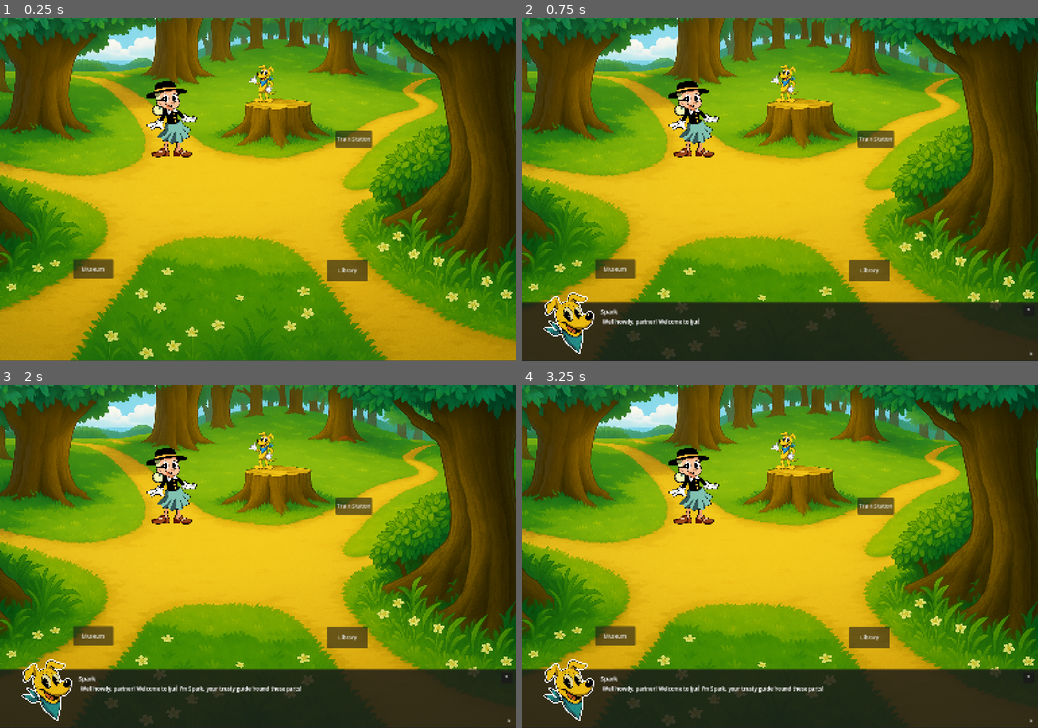
Above: before the commit, frames 1-4 (two rows, left to right).
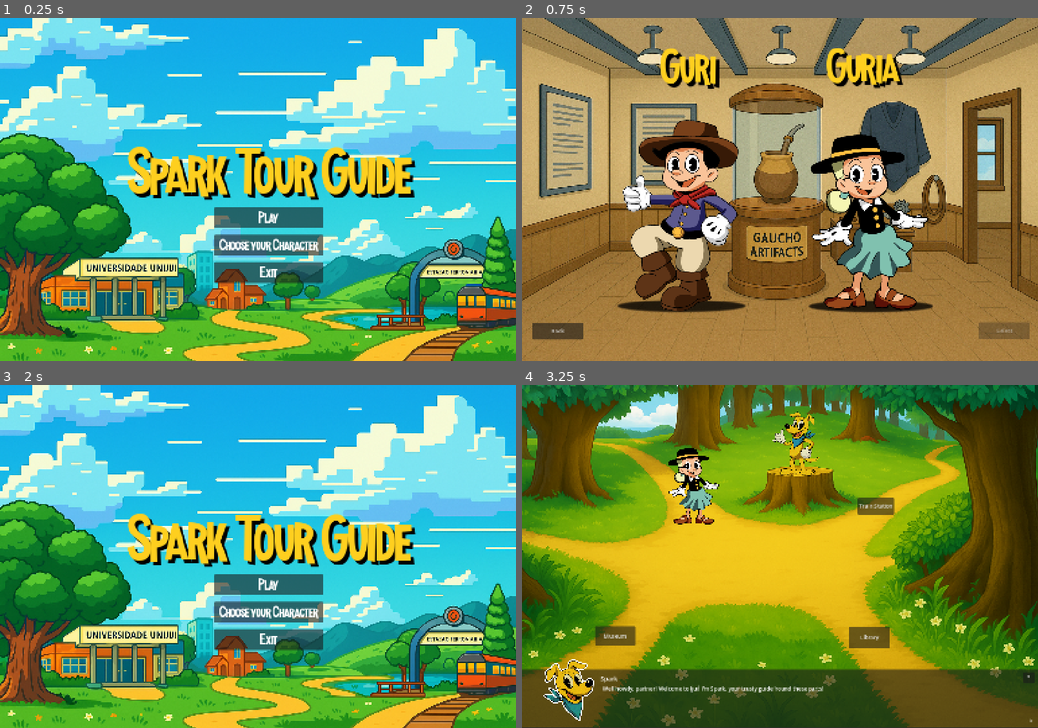
Above: after the commit, the same moments.

Repository: theodoroferreira/spark-tour-guide
Game: Godot game, scene res://scenes/Menu.tscn
Two runs of this game, one before a commit and one after it. Both use one fixed random seed, a clock stepped at 60 frames per second and the inputs below. Before the commit the project starts from res://scenes/Home.tscn.
Inputs (mouse positions are in pixels of both pictures, inside the frame that each line leads up to):
- Up to frame 1 (0.25 s): no input
- Up to frame 2 (0.75 s): click (790, 244) at 0.5 s, where only the run after the commit has a clickable "Choose your Character"
- Up to frame 3 (2 s): click (36, 697) at 1.25 s, where only the run after the commit has a clickable "Back"
- Up to frame 4 (3.25 s): click (790, 583) at 2 s, where only the run after the commit has a clickable "Play"; click "Train Station" at 2.75 s

The runs differ from the first frame. In frame 1, 97% of the frame differs, in the area x 0-100%, y 0-100%; in frame 2, 98%; in frame 3, 97%; in frame 4, 12%.

Commit message:
menu
menu

Diff:
--- a/autoload/GameManager.gd
+++ b/autoload/GameManager.gd
@@ -4,9 +4,10 @@
 var player = null
 var current_location = "Home"
 var minigame_to_load = ""
+var player_character = null
 
 func _ready():
-	load_home_scene()
+	pass
 
 func load_home_scene():
 	change_scene("res://scenes/Home.tscn")
--- a/project.godot
+++ b/project.godot
@@ -11,7 +11,7 @@
 [application]
 
 config/name="Spark Tour Guide"
-run/main_scene="res://scenes/Home.tscn"
+run/main_scene="res://scenes/Menu.tscn"
 config/features=PackedStringArray("4.4", "GL Compatibility")
 config/icon="res://icon.svg"
 
--- /dev/null
+++ b/scenes/ChooseCharacter.tscn
@@ -0,0 +1,102 @@
+[gd_scene load_steps=6 format=3 uid="uid://doya81wof881c"]
+
+[ext_resource type="Script" uid="uid://cro1udxbo5iat" path="res://scripts/ChooseCharacter.gd" id="1_abcde"]
+[ext_resource type="Texture2D" uid="uid://dbp8w1h6q5lhg" path="res://assets/backgrounds/avatar.png" id="2_fghij"]
+[ext_resource type="Texture2D" uid="uid://b2k2y42ihk13o" path="res://assets/characters/guri_sombra.png" id="3_lwm78"]
+[ext_resource type="Texture2D" uid="uid://bx2r7wb427pys" path="res://assets/characters/guria_sombra.png" id="4_5opw6"]
+[ext_resource type="FontFile" uid="uid://cb3h2rss2rg7b" path="res://assets/font/madness_hyperactive/Madness Hyperactive.otf" id="5_lwm78"]
+
+[node name="ChooseCharacter" type="Control"]
+layout_mode = 3
+anchors_preset = 15
+anchor_right = 1.0
+anchor_bottom = 1.0
+grow_horizontal = 2
+grow_vertical = 2
+script = ExtResource("1_abcde")
+
+[node name="Background" type="TextureRect" parent="."]
+layout_mode = 1
+anchors_preset = 15
+anchor_right = 1.0
+anchor_bottom = 1.0
+grow_horizontal = 2
+grow_vertical = 2
+texture = ExtResource("2_fghij")
+expand_mode = 1
+
+[node name="SelectButton" type="Button" parent="."]
+layout_mode = 1
+anchors_preset = 7
+anchor_left = 0.5
+anchor_top = 1.0
+anchor_right = 0.5
+anchor_bottom = 1.0
+offset_left = 592.0
+offset_top = -116.0
+offset_right = 742.0
+offset_bottom = -66.0
+grow_horizontal = 2
+grow_vertical = 0
+text = "Select"
+
+[node name="BackButton" type="Button" parent="."]
+layout_mode = 1
+anchors_preset = 7
+anchor_left = 0.5
+anchor_top = 1.0
+anchor_right = 0.5
+anchor_bottom = 1.0
+offset_left = -738.0
+offset_top = -115.0
+offset_right = -588.0
+offset_bottom = -65.0
+grow_horizontal = 2
+grow_vertical = 0
+text = "Back"
+
+[node name="GuriButton" type="TextureButton" parent="."]
+layout_mode = 0
+offset_left = 244.0
+offset_top = 256.0
+offset_right = 1122.0
+offset_bottom = 1336.0
+scale = Vector2(0.59, 0.59)
+texture_normal = ExtResource("3_lwm78")
+
+[node name="GuriaButton" type="TextureButton" parent="."]
+layout_mode = 0
+offset_left = 766.0
+offset_top = 278.0
+offset_right = 1644.0
+offset_bottom = 1358.0
+scale = Vector2(0.575, 0.575)
+texture_normal = ExtResource("4_5opw6")
+
+[node name="GuriLabel" type="Label" parent="."]
+layout_mode = 0
+offset_left = 414.0
+offset_top = 67.0
+offset_right = 608.0
+offset_bottom = 224.0
+theme_override_colors/font_color = Color(0.996078, 0.811765, 0.121569, 1)
+theme_override_colors/font_shadow_color = Color(0, 0, 0, 1)
+theme_override_constants/shadow_offset_x = 10
+theme_override_constants/shadow_offset_y = 10
+theme_override_fonts/font = ExtResource("5_lwm78")
+theme_override_font_sizes/font_size = 150
+text = "Guri"
+
+[node name="GuriaLabel" type="Label" parent="."]
+layout_mode = 0
+offset_left = 909.0
+offset_top = 65.0
+offset_right = 1137.0
+offset_bottom = 222.0
+theme_override_colors/font_color = Color(0.996078, 0.811765, 0.121569, 1)
+theme_override_colors/font_shadow_color = Color(0, 0, 0, 1)
+theme_override_constants/shadow_offset_x = 10
+theme_override_constants/shadow_offset_y = 10
+theme_override_fonts/font = ExtResource("5_lwm78")
+theme_override_font_sizes/font_size = 150
+text = "Guria"
--- a/scenes/Home.tscn
+++ b/scenes/Home.tscn
@@ -1,11 +1,10 @@
-[gd_scene load_steps=8 format=3 uid="uid://b33t81wdnlndr"]
+[gd_scene load_steps=7 format=3 uid="uid://b33t81wdnlndr"]
 
 [ext_resource type="Script" uid="uid://cdro1dmc4t3gy" path="res://scripts/Home.gd" id="1_p2yb4"]
 [ext_resource type="Texture2D" uid="uid://4xjwu3x6qceh" path="res://assets/backgrounds/inicio.png" id="2_72wqp"]
 [ext_resource type="PackedScene" uid="uid://d2e8pvefg1rge" path="res://scenes/Player.tscn" id="2_yrnev"]
 [ext_resource type="PackedScene" uid="uid://bcylxj15aelv3" path="res://scenes/UI/DialogBox.tscn" id="3_osgcs"]
-[ext_resource type="Texture2D" uid="uid://c3dsopkdh6lkl" path="res://assets/ui/stick.png" id="3_yk4sq"]
-[ext_resource type="Texture2D" uid="uid://btcynuwhnwxxq" path="res://assets/characters/spark_reborn_svg.svg" id="4_72wqp"]
+[ext_resource type="Texture2D" uid="uid://33tkcibcy2qf" path="res://assets/characters/spark_reborn.png" id="4_72wqp"]
 
 [sub_resource type="NavigationPolygon" id="NavigationPolygon_oir2t"]
 
@@ -59,18 +58,13 @@
 offset_bottom = 777.0
 text = "Museum"
 
-[node name="Stick" type="Sprite2D" parent="."]
-visible = false
-position = Vector2(453, 485)
-scale = Vector2(0.66129, 0.66129)
-texture = ExtResource("3_yk4sq")
-
 [node name="Player" parent="." instance=ExtResource("2_yrnev")]
 position = Vector2(503, 293)
 scale = Vector2(0.5, 0.5)
 
 [node name="Spark" type="Sprite2D" parent="."]
-position = Vector2(784, 197)
+position = Vector2(821, 175)
+scale = Vector2(0.240714, 0.240714)
 texture = ExtResource("4_72wqp")
 
 [node name="UI" type="CanvasLayer" parent="."]
--- /dev/null
+++ b/scenes/Menu.tscn
@@ -0,0 +1,81 @@
+[gd_scene load_steps=4 format=3 uid="uid://chikyfdwyfcfj"]
+
+[ext_resource type="Script" uid="uid://da5tqviqr82kl" path="res://scripts/Menu.gd" id="1_fddgt"]
+[ext_resource type="Texture2D" uid="uid://cawpxlap3g0ho" path="res://assets/backgrounds/menu.png" id="2_11y2r"]
+[ext_resource type="FontFile" uid="uid://cb3h2rss2rg7b" path="res://assets/font/madness_hyperactive/Madness Hyperactive.otf" id="3_o0tnf"]
+
+[node name="Menu" type="Control"]
+layout_mode = 3
+anchors_preset = 15
+anchor_right = 1.0
+anchor_bottom = 1.0
+grow_horizontal = 2
+grow_vertical = 2
+script = ExtResource("1_fddgt")
+
+[node name="Background" type="TextureRect" parent="."]
+layout_mode = 1
+anchors_preset = 15
+anchor_right = 1.0
+anchor_bottom = 1.0
+grow_horizontal = 2
+grow_vertical = 2
+texture = ExtResource("2_11y2r")
+expand_mode = 1
+
+[node name="VBoxContainer" type="VBoxContainer" parent="."]
+layout_mode = 1
+anchors_preset = -1
+anchor_left = 0.514
+anchor_top = 0.5
+anchor_right = 0.514
+anchor_bottom = 0.5
+offset_left = -151.504
+offset_top = 53.0
+offset_right = 171.496
+offset_bottom = 276.0
+grow_horizontal = 2
+grow_vertical = 2
+theme_override_constants/separation = 20
+alignment = 1
+
+[node name="PlayButton" type="Button" parent="VBoxContainer"]
+layout_mode = 2
+theme_override_colors/font_hover_pressed_color = Color(0.201527, 0.201527, 0.201527, 1)
+theme_override_colors/icon_normal_color = Color(0, 0, 0, 1)
+theme_override_colors/font_color = Color(1, 1, 1, 1)
+theme_override_fonts/font = ExtResource("3_o0tnf")
+theme_override_font_sizes/font_size = 50
+text = "Play"
+
+[node name="ChooseCharButton" type="Button" parent="VBoxContainer"]
+layout_mode = 2
+theme_override_colors/font_hover_pressed_color = Color(0.201527, 0.201527, 0.201527, 1)
+theme_override_colors/icon_normal_color = Color(0, 0, 0, 1)
+theme_override_colors/font_color = Color(1, 1, 1, 1)
+theme_override_fonts/font = ExtResource("3_o0tnf")
+theme_override_font_sizes/font_size = 50
+text = "Choose your Character"
+
+[node name="ExitButton" type="Button" parent="VBoxContainer"]
+layout_mode = 2
+theme_override_colors/font_hover_pressed_color = Color(0.201527, 0.201527, 0.201527, 1)
+theme_override_colors/icon_normal_color = Color(0, 0, 0, 1)
+theme_override_colors/font_color = Color(1, 1, 1, 1)
+theme_override_fonts/font = ExtResource("3_o0tnf")
+theme_override_font_sizes/font_size = 50
+text = "Exit"
+
+[node name="Label" type="Label" parent="."]
+layout_mode = 0
+offset_left = 384.0
+offset_top = 354.0
+offset_right = 1221.0
+offset_bottom = 563.0
+theme_override_colors/font_color = Color(0.996078, 0.811765, 0.121569, 1)
+theme_override_colors/font_shadow_color = Color(0, 0, 0, 1)
+theme_override_constants/shadow_offset_x = 10
+theme_override_constants/shadow_offset_y = 10
+theme_override_fonts/font = ExtResource("3_o0tnf")
+theme_override_font_sizes/font_size = 200
+text = "Spark Tour Guide"
--- /dev/null
+++ b/scenes/choose.tscn
@@ -0,0 +1,53 @@
+[gd_scene load_steps=3 format=3 uid="uid://b6x1g2w7y4q8j"]
+
+[ext_resource type="Script" path="res://scripts/ChooseCharacter.gd" id="1_abcde"]
+[ext_resource type="Texture2D" path="res://assets/backgrounds/avatar.png" id="2_fghij"]
+
+[node name="choose" type="Control"]
+layout_mode = 3
+anchors_preset = 15
+anchor_right = 1.0
+anchor_bottom = 1.0
+grow_horizontal = 2
+grow_vertical = 2
+script = ExtResource("1_abcde")
+
+[node name="Background" type="TextureRect" parent="."]
+layout_mode = 1
+anchors_preset = 15
+anchor_right = 1.0
+anchor_bottom = 1.0
+grow_horizontal = 2
+grow_vertical = 2
+texture = ExtResource("2_fghij")
+expand_mode = 1
+
+[node name="SelectButton" type="Button" parent="."]
+layout_mode = 1
+anchors_preset = 7
+anchor_left = 0.5
+anchor_top = 1.0
+anchor_right = 0.5
+anchor_bottom = 1.0
+offset_left = -75.0
+offset_top = -150.0
+offset_right = 75.0
+offset_bottom = -100.0
+grow_horizontal = 2
+grow_vertical = 0
+text = "Select"
+
+[node name="BackButton" type="Button" parent="."]
+layout_mode = 1
+anchors_preset = 7
+anchor_left = 0.5
+anchor_top = 1.0
+anchor_right = 0.5
+anchor_bottom = 1.0
+offset_left = -75.0
+offset_top = -80.0
+offset_right = 75.0
+offset_bottom = -30.0
+grow_horizontal = 2
+grow_vertical = 0
+text = "Back"
--- /dev/null
+++ b/scripts/ChooseCharacter.gd
@@ -0,0 +1,48 @@
+extends Control
+
+var selected_character = null
+
+@onready var guri_button = $GuriButton
+@onready var guria_button = $GuriaButton
+
+func _ready():
+	$BackButton.pressed.connect(_on_back_button_pressed)
+	$SelectButton.pressed.connect(_on_select_button_pressed)
+	guri_button.pressed.connect(_on_guri_button_pressed)
+	guria_button.pressed.connect(_on_guria_button_pressed)
+
+	# Initially disable select button until a character is chosen
+	$SelectButton.disabled = true
+	update_selection_visuals()
+
+func _on_back_button_pressed():
+	get_tree().change_scene_to_file("res://scenes/Menu.tscn")
+
+func _on_select_button_pressed():
+	if selected_character:
+		GameManager.player_character = selected_character
+		print("Character selected: ", GameManager.player_character)
+		get_tree().change_scene_to_file("res://scenes/Menu.tscn")
+	else:
+		print("No character selected.")
+
+func _on_guri_button_pressed():
+	selected_character = "guri"
+	$SelectButton.disabled = false
+	update_selection_visuals()
+
+func _on_guria_button_pressed():
+	selected_character = "guria"
+	$SelectButton.disabled = false
+	update_selection_visuals()
+
+func update_selection_visuals():
+	if selected_character == "guri":
+		guri_button.modulate = Color(1, 1, 1, 1) # Normal
+		guria_button.modulate = Color(0.5, 0.5, 0.5, 1) # Dimmed
+	elif selected_character == "guria":
+		guri_button.modulate = Color(0.5, 0.5, 0.5, 1) # Dimmed
+		guria_button.modulate = Color(1, 1, 1, 1) # Normal
+	else:
+		guri_button.modulate = Color(1, 1, 1, 1) # Normal
+		guria_button.modulate = Color(1, 1, 1, 1) # Normal
--- /dev/null
+++ b/scripts/Menu.gd
@@ -0,0 +1,19 @@
+extends Control
+
+func _ready():
+	# Connect the Play button to the function that loads the Home scene
+	$VBoxContainer/PlayButton.pressed.connect(_on_play_button_pressed)
+	$VBoxContainer/ChooseCharButton.pressed.connect(_on_choose_char_button_pressed)
+	$VBoxContainer/ExitButton.pressed.connect(_on_exit_button_pressed)
+
+func _on_play_button_pressed():
+	print("Play button pressed, loading Home scene...")
+	# Load the Home scene
+	get_tree().change_scene_to_file("res://scenes/Home.tscn")
+
+func _on_choose_char_button_pressed():
+	get_tree().change_scene_to_file("res://scenes/ChooseCharacter.tscn")
+
+func _on_exit_button_pressed():
+	print("Exit button pressed, closing the game...")
+	get_tree().quit()
--- a/scripts/Player.gd
+++ b/scripts/Player.gd
@@ -9,10 +9,20 @@
 
 @onready var navigation_agent = $NavigationAgent2D
 @onready var animation_player = $AnimationPlayer
+@onready var sprite = $Sprite2D
+
+var guri_texture = preload("res://assets/characters/guri.png")
+var guria_texture = preload("res://assets/characters/guria.png")
 
 func _ready():
 	navigation_agent.path_desired_distance = 4.0
 	navigation_agent.target_desired_distance = 4.0
+
+	# Set character sprite based on GameManager selection
+	if GameManager.player_character == "guri":
+		sprite.texture = guri_texture
+	else: # Default to guria if null or anything else
+		sprite.texture = guria_texture
 
 func _physics_process(_delta):
 	if is_moving:
Binary file added: assets/backgrounds/avatar.png
Not shown, added: assets/backgrounds/avatar.png.import
Binary file added: assets/backgrounds/menu.png
Not shown, added: assets/backgrounds/menu.png.import
Binary file added: assets/characters/guri_sombra.png
Not shown, added: assets/characters/guri_sombra.png.import
Binary file added: assets/characters/guria_sombra.png
Not shown, added: assets/characters/guria_sombra.png.import
Binary file added: assets/font/madness_hyperactive/Madness Hyperactive.otf
Not shown, added: assets/font/madness_hyperactive/Madness Hyperactive.otf.import
Not shown, added: scripts/ChooseCharacter.gd.uid
Not shown, added: scripts/Menu.gd.uid
(and 2 more such lines)
